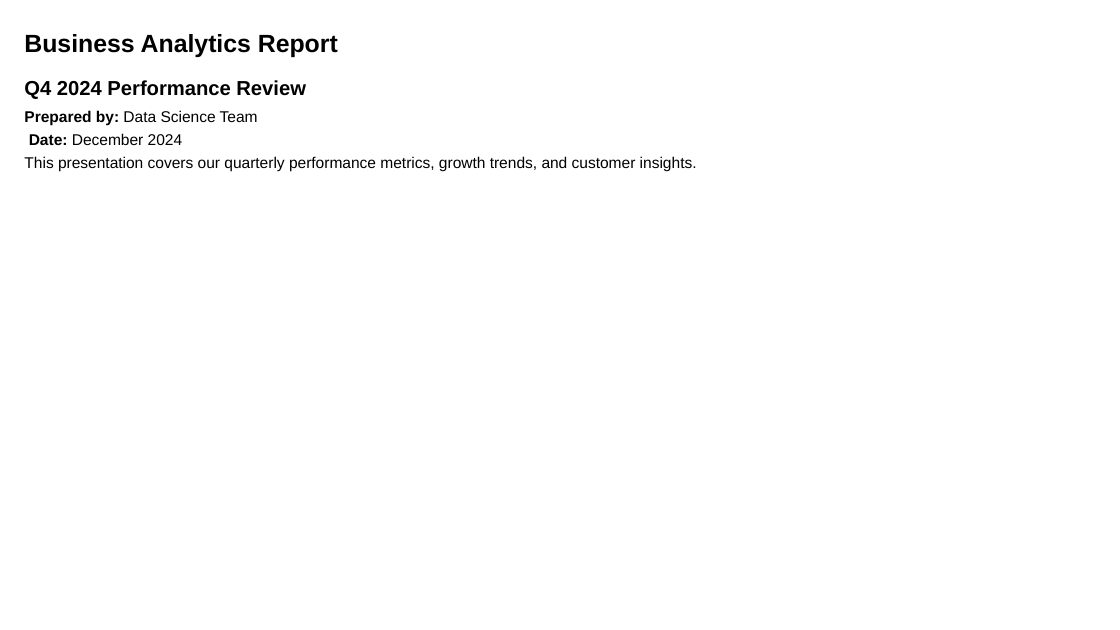
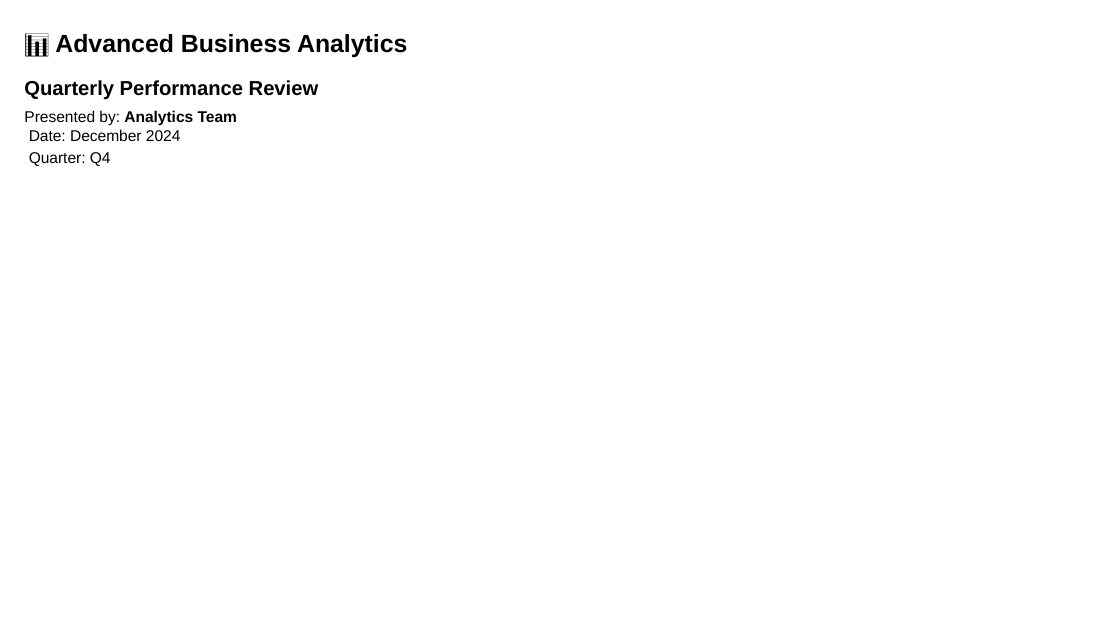
Before and after one commit to louisazhou/slidegenerator, a slide deck: slide 1 of output/notebook_example_default.pptx. Drawn at 1120x630 pixels with LibreOffice and Linux fonts; fonts in the diff are those of the drawing. Boxes give left, top, right and bottom in pixels: in the first picture for what was removed or moved away, otherwise in the second. Text is boxed around its words. In the diff, an @@ line names an element or a change of style, - is before the commit and + after.

```diff
--- a/output/notebook_example_default.pptx
+++ b/output/notebook_example_default.pptx
@@ text at [55, 34, 407, 57]: text changed @@
-Business Analytics Report
+📊 Advanced Business Analytics
@@ text at [24, 80, 319, 100]: text changed @@
-Q4 2024 Performance Review
+Quarterly Performance Review
@@ text at [24, 110, 237, 166]: text changed @@
-Prepared by: Data Science Team
-Date: December 2024
+Presented by: Analytics Team
+Date: December 2024
+Quarter: Q4
@@ text removed at [24, 156, 697, 171] @@
-This presentation covers our quarterly performance metrics, growth trends, and customer insights.
```
Also in this commit, not shown: 2 other slides changed, 9 slides added, 11 slides removed, 39 other files.
